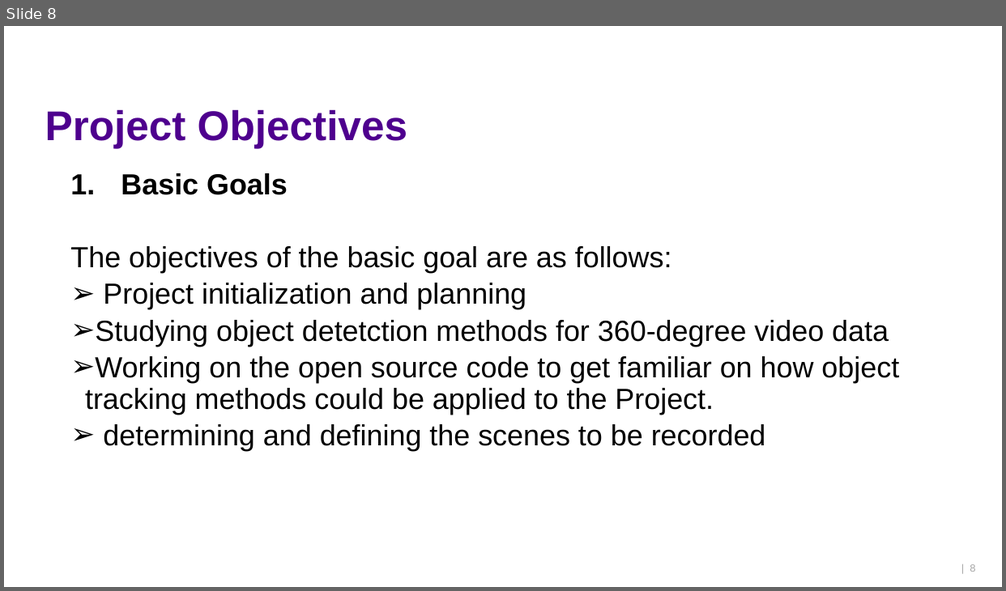
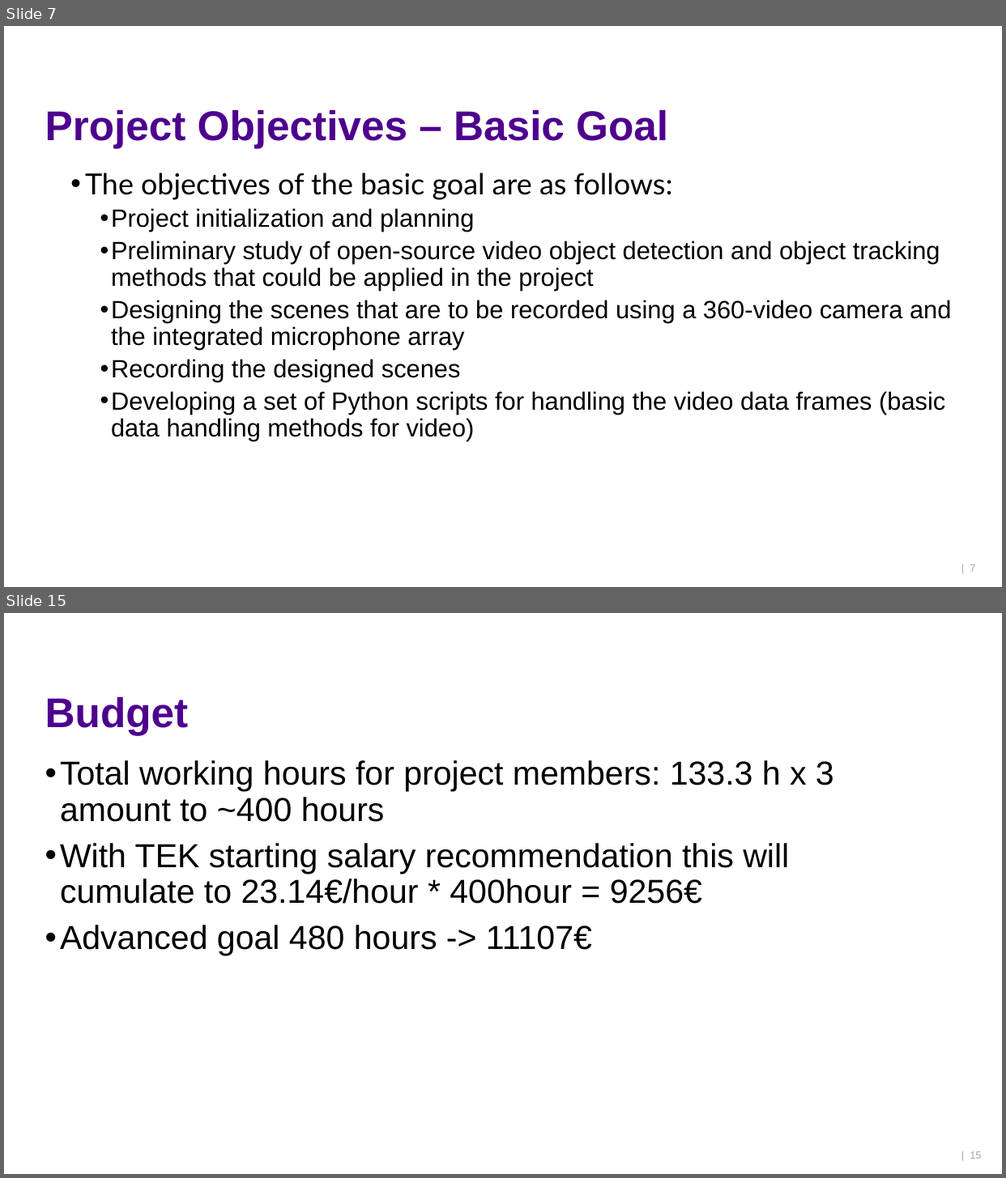
Before and after one commit to ktlhtn/AutoSTAnnot, a slide deck: Power point files/Project plan report.pptx. Shown one above the other, each under a label of ours: slide 8 before the commit, slides 7 and 15 after it; the slides between them are not shown. The pictures are 1006x591 and 1006x1178 pixels, drawn with LibreOffice and Linux fonts; fonts in the diff are those of the drawing; background and template pictures are left out. Boxes give left, top, right and bottom in pixels: in the first picture for what was removed or moved away, otherwise in the second. Text is boxed around its words. In the diff, an @@ line names an element or a change of style, - is before the commit and + after.

```diff
--- a/Power point files/Project plan report.pptx
+++ b/Power point files/Project plan report.pptx
@@ slide 15 added at <box>4,613,1002,1174</box>, background #FFFFFF @@
@@ title added at <box>45,696,189,735</box>, 40 pt, text #4E008E, bold @@
+Budget
@@ text added at <box>60,760,834,956</box>, 32 pt, text #000000 @@
+• Total working hours for project members: 133.3 h x 3 amount to ~400 hours
+• With TEK starting salary recommendation this will cumulate to 23.14€/hour * 400hour = 9256€
+• Advanced goal 480 hours -> 11107€
@@ page number added at <box>970,1152,981,1159</box>, 10 pt, text #A6A6A6 @@
+| 15
@@ what was slide 8 is now slide 7 @@
@@ slide 7 changed as well @@
@@ title at <box>45,109,668,148</box>: text changed @@
-Project Objectives
+Project Objectives – Basic Goal
@@ text at <box>85,173,673,232</box>: font Arial to Lato in "The objectives of the basic goal are ..."; size 28 to 24 pt in "Project initialization and planning"; bullet none to •; bullet ➢ to •; list level 2 to 3 in "Project initialization and planning" @@
@@ text at <box>121,173,288,195</box>: paragraph removed @@
-  1. Basic Goals
@@ text at <box>111,241,951,441</box>: text changed; size 28 to 24 pt @@
-  ➢ Studying object detetction methods for 360-degree video data
-  ➢ Working on the open source code to get familiar on how object tracking methods could be applied to the Project.
-  ➢ determining and defining the scenes to be recorded
+    • Preliminary study of open-source video object detection and object tracking methods that could be applied in the project
+    • Designing the scenes that are to be recorded using a 360-video camera and the integrated microphone array
+    • Recording the designed scenes
+    • Developing a set of Python scripts for handling the video data frames (basic data handling methods for video)
@@ page number at <box>970,565,975,572</box>: text changed @@
-| 8
+| 7
```
Also in this commit, not shown: 8 other slides changed, 7 other slides added, 1 slide removed, 2 other files.
